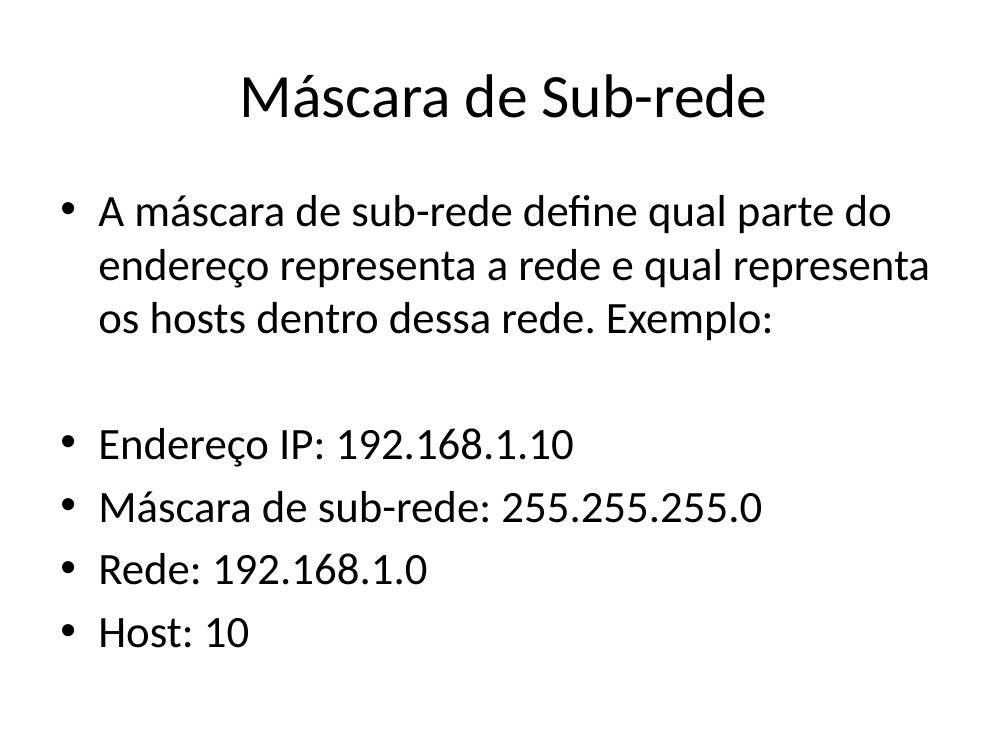
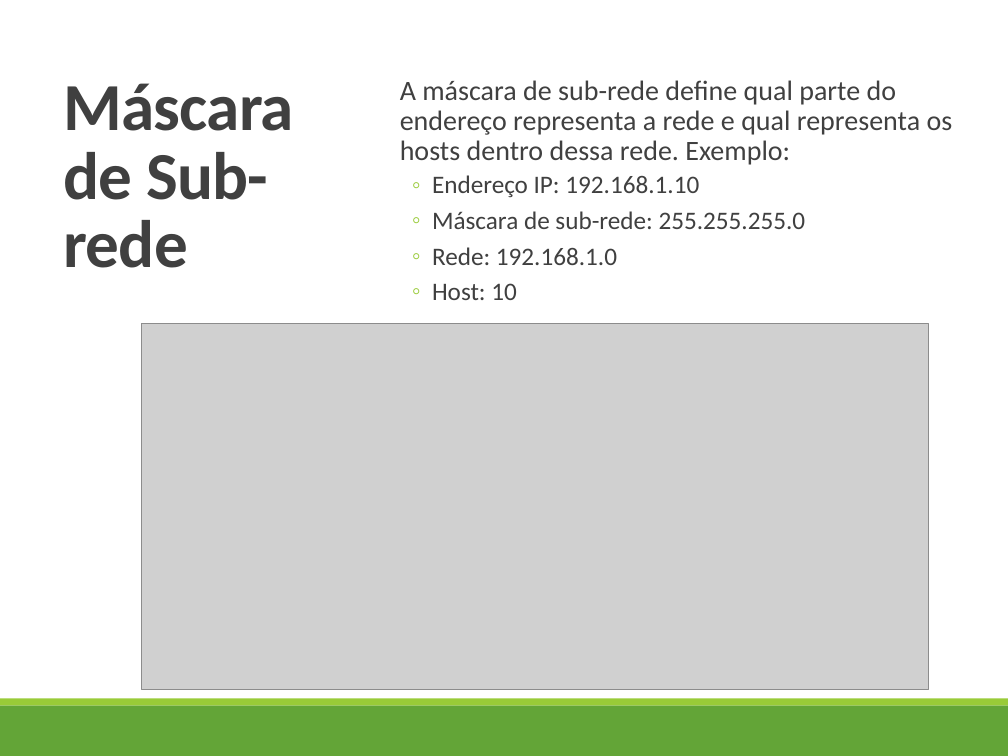
Before and after one commit to profAndreSouza/Material, a slide deck: slide 6 of Redes de Computadores/05 Camada de Rede.pptx (slide 5 before the commit). Drawn at 1008x756 pixels with LibreOffice and Linux fonts; fonts in the diff are those of the drawing; grey boxes stand for pictures. Boxes give left, top, right and bottom in pixels: in the first picture for what was removed or moved away, otherwise in the second. Text is boxed around its words. In the diff, an @@ line names an element or a change of style, - is before the commit and + after.

```diff
--- a/Redes de Computadores/05 Camada de Rede.pptx
+++ b/Redes de Computadores/05 Camada de Rede.pptx
@@ rectangle added at (0,0,1008,699), fill #FFFFFF @@
@@ title "Máscara de Sub-rede": place and size @@
-title "Máscara de Sub-rede" at (240,74,768,118)
+title "Máscara de Sub-rede" at (63,83,294,268)
@@ title "Máscara de Sub-rede" at (63,83,294,268): size 44 to 48 pt, text colour #000000 to #404040, letter spacing 0 to -0.5 pt, bold on; alignment centre to left; line spacing 1 to 0.85; vertical alignment middle to top @@
@@ text "A máscara de sub-rede define ...": place and size @@
-text "A máscara de sub-rede define ..." at (98,195,930,648)
+text "A máscara de sub-rede define ..." at (400,80,953,300)
@@ text "A máscara de sub-rede define ..." at (400,80,953,300): size 32 to 20 pt in "A máscara de sub-rede define qual parte ..."; text colour #000000 to #404040; size 32 to 18 pt in "Endereço IP: 192.168.1.10", "Máscara de sub-rede: 255.255.255.0", "Rede: 192.168.1.0", "Host: 10"; bullet • to  ; line spacing 1 to 0.9; more space between paragraphs; bullet • to ◦; list level 1 to 2 in "Endereço IP: 192.168.1.10"; list level 1 to 2 in "Máscara de sub-rede: 255.255.255.0"; list level 1 to 2 in "Rede: 192.168.1.0"; list level 1 to 2 in "Host: 10" @@
@@ picture added at (141,324,928,689) @@
@@ rectangle added at (0,699,1008,706), fill #99CB38 @@
@@ rectangle added at (0,706,1008,756), fill #63A537 @@
```
Also in this commit, not shown: 9 other slides changed, 2 slides added, 5 slides removed, 1 other file.
